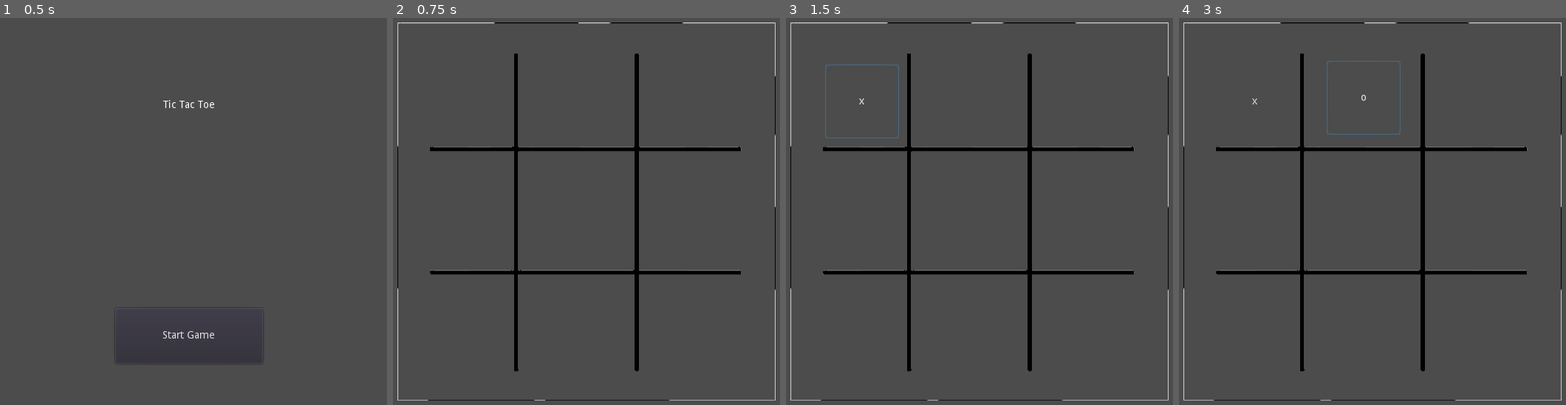
Above: before the commit, frames 1-4 (left to right).
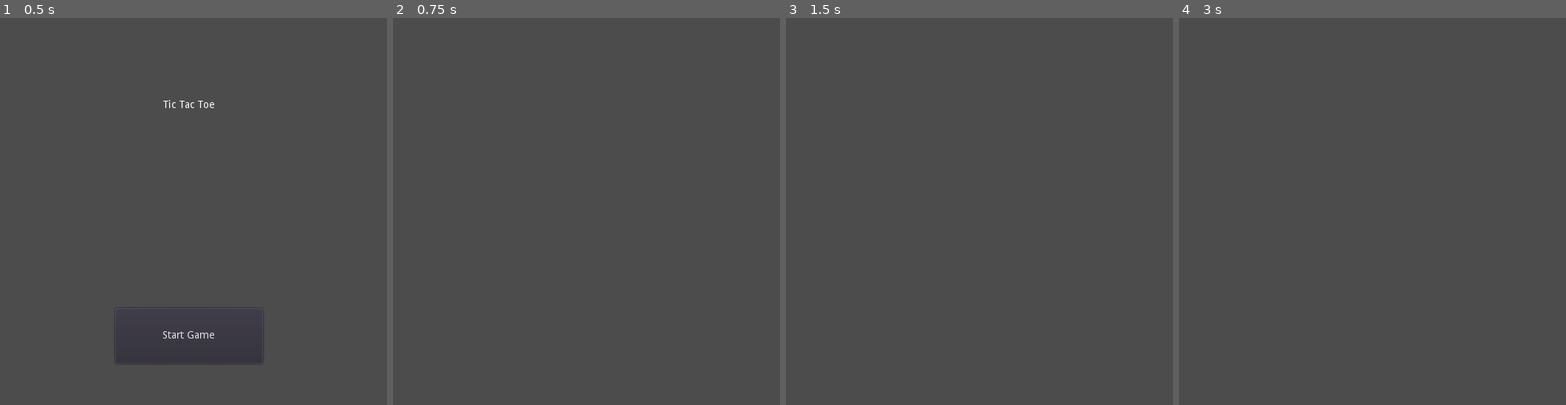
Above: after the commit, the same moments.

Repository: TriNerdia/tic-tac-toe
Game: Godot game, scene res://src/main/Main.tscn
Two runs of this game, one before a commit and one after it. Both use one fixed random seed, a clock stepped at 60 frames per second and the inputs below.
Inputs (mouse positions are in pixels of both pictures, inside the frame that each line leads up to):
- Up to frame 1 (0.5 s): no input
- Up to frame 2 (0.75 s): click "Start Game" at 0.5 s
- Up to frame 3 (1.5 s): click (863, 103) at 1.27 s
- Up to frame 4 (3 s): click (1256, 103) at 2 s, where only the run before the commit has a clickable "x"; click (1364, 99) at 2.77 s

Frame 1 is identical in both runs. In frame 2, 4.3% of the frame differs, in the area x 1-99%, y 1-99%; in frame 3, 4.5%; in frame 4, 4.5%.
Error after the commit: Parse Error: Expected '(' after assert (res://src/main/Player.gd:17)

Commit message:
Adding background music and player sounds

Diff:
--- a/src/board/Board.gd
+++ b/src/board/Board.gd
@@ -3,7 +3,7 @@
 signal played_turn
 signal board_match
 
-# This person has control over the entire board for the turn
+# Type: Player
 var _controller = ""
 
 var _match_patterns = [
@@ -40,8 +40,8 @@
 			return true
 	return false
 
-func set_controller(player_id):
-	_controller = str(player_id)
+func set_controller(player):
+	_controller = player
 
 func get_controller():
 	return _controller
@@ -50,7 +50,8 @@
 	# simple check to not override a button that has already
 	# been pressed
 	if button.text == "":
-		button.text = _controller
+		button.text = _controller.id
+		_controller.play_sound()
 		emit_signal("played_turn")
 
 	if _check_board_for_win():
--- a/src/main/Main.gd
+++ b/src/main/Main.gd
@@ -2,11 +2,11 @@
 
 var player1
 var player2
-const player_class = preload("res://src/main/Player.gd")
+const Player = preload("res://src/main/Player.gd")
 
 func _ready():
-	player1 = player_class.new("x")
-	player2 = player_class.new("o")
+	player1 = Player.new("x", $X_Sound)
+	player2 = Player.new("o", $O_Sound)
 
 	# Connecting signals
 	$HUD.connect("start_game", self, "start_game")
@@ -15,16 +15,18 @@
 
 func start_game():
 	$Board.reset_board()
-	$Board.set_controller(player1.get_id())
+	$Board.set_controller(player1)
 	$Board.visible = true
+	$Background_Music.play()
 
 func game_won():
 	$Board.visible = false
 	$HUD.show_message("Someone won")
+	$Background_Music.stop()
 
 func switch_player_turns():
 	var controller = $Board.get_controller()
-	if controller == player1.get_id():
-		$Board.set_controller(player2.get_id())
+	if controller.id == player1.id:
+		$Board.set_controller(player2)
 	else:
-		$Board.set_controller(player1.get_id())
+		$Board.set_controller(player1)
--- a/src/main/Main.tscn
+++ b/src/main/Main.tscn
@@ -1,8 +1,11 @@
-[gd_scene load_steps=4 format=2]
+[gd_scene load_steps=7 format=2]
 
 [ext_resource path="res://src/main/Main.gd" type="Script" id=1]
 [ext_resource path="res://src/hud/HUD.tscn" type="PackedScene" id=2]
 [ext_resource path="res://src/board/Board.tscn" type="PackedScene" id=3]
+[ext_resource path="res://data/O.wav" type="AudioStream" id=4]
+[ext_resource path="res://data/x.wav" type="AudioStream" id=5]
+[ext_resource path="res://data/A_A_Aalto_-_Sneak.wav" type="AudioStream" id=6]
 
 [node name="World" type="Node2D" index="0"]
 
@@ -13,3 +16,30 @@
 [node name="Board" parent="." index="1" instance=ExtResource( 3 )]
 
 visible = false
+
+[node name="O_Sound" type="AudioStreamPlayer" parent="." index="2"]
+
+stream = ExtResource( 4 )
+volume_db = 0.0
+pitch_scale = 1.0
+autoplay = false
+mix_target = 0
+bus = "Master"
+
+[node name="X_Sound" type="AudioStreamPlayer" parent="." index="3"]
+
+stream = ExtResource( 5 )
+volume_db = 0.0
+pitch_scale = 1.0
+autoplay = false
+mix_target = 0
+bus = "Master"
+
+[node name="Background_Music" type="AudioStreamPlayer" parent="." index="4"]
+
+stream = ExtResource( 6 )
+volume_db = -15.0
+pitch_scale = 1.0
+autoplay = false
+mix_target = 0
+bus = "Master"
--- a/src/main/Player.gd
+++ b/src/main/Player.gd
@@ -1,7 +1,21 @@
-var _id = ""
+# Player.gd
 
-func _init(user_id):
-	_id = str(user_id)
+var id = "" setget ,get_id
+var sound = null
+
+func _init(player_id, player_sound):
+	_set_id(player_id)
+	_set_sound(player_sound)
+
+func _set_id(player_id):
+	id = str(player_id)
 
 func get_id():
-	return _id
+	return id
+
+func _set_sound(player_sound):
+	assert player_sound is AudioStreamPlayer
+	sound = player_sound
+
+func play_sound():
+	sound.play()
